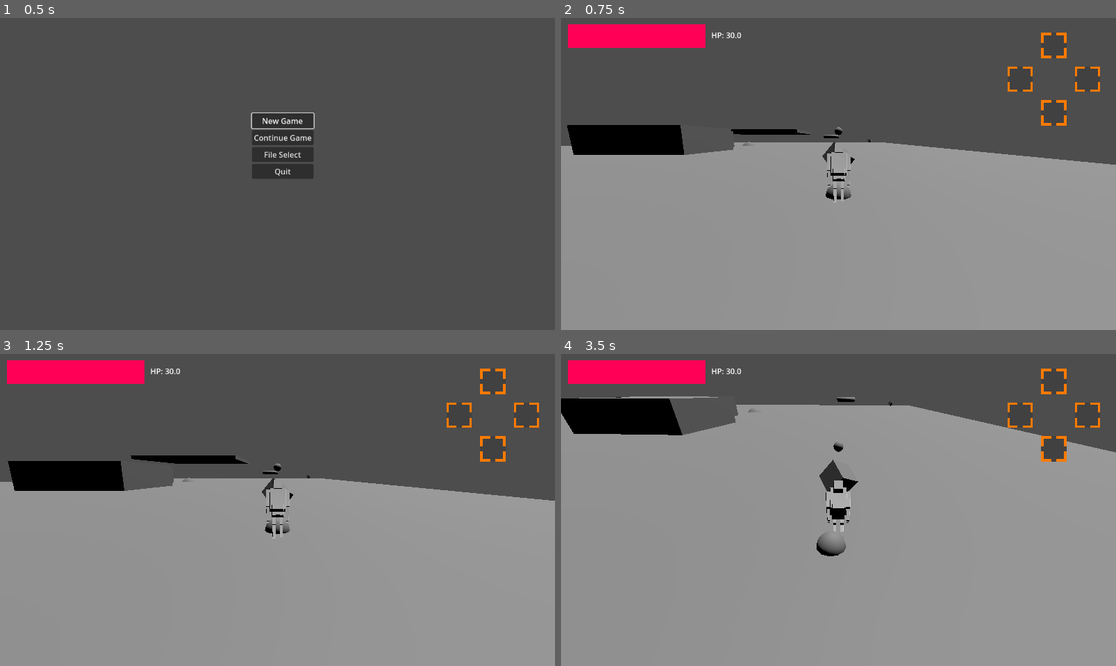
Above: before the commit, frames 1-4 (two rows, left to right).
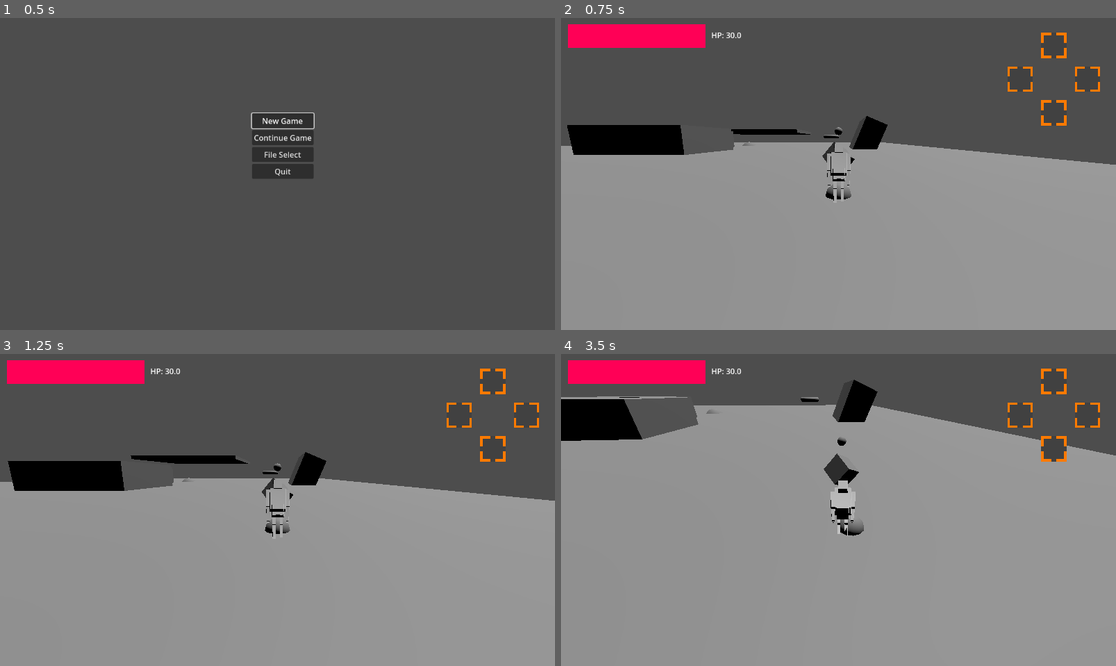
Above: after the commit, the same moments.

Repository: stron1le/MVM28
Game: Godot game, scene res://Scenes/start_screen.tscn
Two runs of this game, one before a commit and one after it. Both use one fixed random seed, a clock stepped at 60 frames per second and the inputs below.
Inputs (mouse positions are in pixels of both pictures, inside the frame that each line leads up to):
- Up to frame 1 (0.5 s): no input
- Up to frame 2 (0.75 s): click "New Game" at 0.5 s
- Up to frame 3 (1.25 s): no input
- Up to frame 4 (3.5 s): move the mouse to (866, 510) at 1.27 s; hold Space (Jump) 1.28-2.03 s; hold W (ForwardAxisNegative) from 1.28 s (still down); move the mouse to (810, 510) at 2.02 s; click (810, 510) at 2.1 s; tap Space (Jump) at 2.27, 2.3, 2.57 s; move the mouse to (849, 503) at 2.77 s; hold Space (Jump) from 2.78 s (still down); right-click (849, 503) at 2.85 s

Frame 1 is identical in both runs. In frame 2, 0.4% of the frame differs, in the area x 51-59%, y 31-43%; in frame 3, 0.4%; in frame 4, 4.4%, in the area x 0-100%, y 8-65%.

Commit message:
Improved Ledgegrab (for real)
Ledgegrab has now been improved to be more accurate, AND to work for grabbing onto slopes. However, there have been sacrifices.
1. the new approach requires the player to be on the wall, rather than in front of a wall. Later I may be able to add code that performs a preliminary 'move_and_collide', and then moves the player back, but for now I will consider the extra length of grabbing a  luxury.
2. If the wall under the slope is towards the player in any way, the player will not grab. This is because of some code I added that checks if the player is too close to the ledge for a grab.

Also, the 'ground check' code currently uses a cylinder, instead of a capsule. That should probably be fixed.

Other notes:
Currently the ledge grab sometimes seems to not be recognized? need to figure out why this is, probably something to do with either the raycast or not being 'on' the wall. Although, it might be because of my code to 'let go' activating.
The ledge grab and floor check assumes a character height of 2. See about making this more generic.
The character always faces the wall even if they shouldn't ledge grab. see about fixing this by only keeping the turn if they character grabs.

Diff:
--- a/mvm28/Scenes/test_character.tscn
+++ b/mvm28/Scenes/test_character.tscn
@@ -8,7 +8,7 @@
 [ext_resource type="Script" uid="uid://id52bnx5n2m5" path="res://Scripts/action_button.gd" id="6_mgxxk"]
 [ext_resource type="PackedScene" uid="uid://cvvol0lf73y17" path="res://Models/third_test_character.glb" id="10_olav4"]
 
-[sub_resource type="CylinderShape3D" id="CylinderShape3D_mii0h"]
+[sub_resource type="CapsuleShape3D" id="CapsuleShape3D_iy7e0"]
 
 [sub_resource type="StandardMaterial3D" id="StandardMaterial3D_iy7e0"]
 distance_fade_mode = 3
@@ -19,9 +19,10 @@
 
 [sub_resource type="SphereShape3D" id="SphereShape3D_iy7e0"]
 
+[sub_resource type="CylinderShape3D" id="CylinderShape3D_co0b2"]
+
 [node name="TestCharacter" type="CharacterBody3D" node_paths=PackedStringArray("dashTimer", "rightHand") groups=["DestroyOnLoad", "Player"]]
 collision_mask = 2
-floor_max_angle = 1.309
 floor_snap_length = 0.3
 script = ExtResource("1_fksbf")
 currentState = 1
@@ -31,7 +32,7 @@
 
 [node name="CollisionShape3D" type="CollisionShape3D" parent="."]
 transform = Transform3D(1, 0, 0, 0, 1, 0, 0, 0, 1, 0, 1, 0)
-shape = SubResource("CylinderShape3D_mii0h")
+shape = SubResource("CapsuleShape3D_iy7e0")
 
 [node name="HealthBar" parent="." node_paths=PackedStringArray("target") instance=ExtResource("4_h7y0j")]
 target = NodePath("..")
@@ -168,6 +169,12 @@
 target_position = Vector3(0, -2, 0)
 collision_mask = 2
 
+[node name="GroundCheck" type="ShapeCast3D" parent="."]
+transform = Transform3D(1, 0, 0, 0, 1, 0, 0, 0, 1, 0, 1, 0)
+shape = SubResource("CylinderShape3D_co0b2")
+target_position = Vector3(0, 0, 0)
+collision_mask = 2
+
 [connection signal="HPAdjust" from="." to="HealthBar" method="_on_test_character_hp_adjust"]
 [connection signal="timeout" from="DashTimer" to="." method="_on_dash_timer_timeout"]
 
--- a/mvm28/Scenes/test_room.tscn
+++ b/mvm28/Scenes/test_room.tscn
@@ -180,4 +180,16 @@
 &"": SubResource("AnimationLibrary_q5jsk")
 }
 
+[node name="StaticBody3D4" type="StaticBody3D" parent="." groups=["Enemy"]]
+transform = Transform3D(0.378729, -0.925507, 0, 0.925507, 0.378729, 0, 0, 0, 1, 35.7069, 4.38283, 0)
+collision_layer = 2
+
+[node name="CollisionShape3D" type="CollisionShape3D" parent="StaticBody3D4"]
+transform = Transform3D(1, 0, 0, 0, 1, 0, 0, 0, 1, -6.79907, 1.67981, 5.73785)
+shape = SubResource("BoxShape3D_ycph5")
+
+[node name="CSGBox3D" type="CSGBox3D" parent="StaticBody3D4"]
+transform = Transform3D(1, 0, 0, 0, 1, 0, 0, 0, 1, -6.7644, 1.68695, 5.78412)
+size = Vector3(14.5288, 4.3739, 12.5682)
+
 [connection signal="body_entered" from="DeathBoundary" to="DeathBoundary" method="_on_body_entered"]
--- a/mvm28/Scripts/test_character.gd
+++ b/mvm28/Scripts/test_character.gd
@@ -58,8 +58,11 @@
 var grabHeightReporter;
 var ledgeLetGo:bool = false;
 var addVelOnLetGo:bool = false;
-
-
+var movementVector2D:Vector2;
+var movementVector3D:Vector3;
+var forwardShapeCast:ShapeCast3D;
+var aboveForwardShapeCast:ShapeCast3D;
+var downwardCast:RayCast3D;
 static var singleton;
 static var ActionItem1:Item;
 static var ActionItem2:Item;
@@ -78,7 +81,9 @@
 	await get_tree().physics_frame
 	shapeCastReporter = $ShapeCastResultReporter
 	(shapeCastReporter).reparent(get_tree().root);
-
+	forwardShapeCast = $ForwardShapeCast as ShapeCast3D;
+	aboveForwardShapeCast = $ForwardAboveCast as ShapeCast3D;
+	downwardCast=$DownwardCast as RayCast3D;
 
 func HPChanged(amount):
 	HP += amount;
@@ -92,12 +97,11 @@
 		$PauseMenu.visible = not $PauseMenu.visible;
 	if (Input.is_action_just_pressed("Attack")):
 		makeAttack();
-
+	movementVector2D=get_controller_movement_axes()
 
 func _physics_process(delta):
 	if (Globals.paused):
 		return;
-	print(velocity);
 	match(currentState):
 		PLAYERSTATE.ACT_STANDING:
 			act_standing(delta);
@@ -120,21 +124,17 @@
 		_:
 			print("There is no such state " + str(currentState))
 			act_walking(delta);
-	print(global_position);
-	#print(currentState);
 
 
 func act_walking(delta):
-	var movementVector = get_controller_movement_axes();
-	var intendedMagnitude = movementVector.length();
-	var forwardVec = transform.basis.z;
-	forwardVec.y = 0;
-	var movementVector3D = Vector3(movementVector.x,0,movementVector.y)
+	var intendedMagnitude = movementVector2D.length();
+	var forwardVec = get_horizontal_forward();
+	var movementVector3D = Vector3(movementVector2D.x,0,movementVector2D.y)
 	movementVector3D = movementVector3D.rotated(transform.basis.y,get_camera_yaw());
 	var shouldRotate:bool = true;
-	if (movementVector != Vector2.ZERO):
+	if (movementVector2D != Vector2.ZERO):
 		var targetAngle = forwardVec.signed_angle_to(movementVector3D,transform.basis.y);
-		if (abs(targetAngle) >= (BRAKE_RANGE)):
+		if (abs(targetAngle) >= (BRAKE_RANGE) and forwardVel>2):
 			currentState = PLAYERSTATE.ACT_BRAKING;
 			intendedMagnitude = 0;
 			shouldRotate = false;
@@ -155,11 +155,10 @@
 
 
 func act_standing(delta):
-	var movementVector = get_controller_movement_axes();
-	var intendedMagnitude = movementVector.length();
-	if (movementVector != Vector2.ZERO):
-		var forwardVec = transform.basis.z;
-		var movementVector3D = Vector3(movementVector.x,0,movementVector.y).normalized();
+	var intendedMagnitude = movementVector2D.length();
+	if (movementVector2D != Vector2.ZERO):
+		var forwardVec = get_horizontal_forward();
+		var movementVector3D = Vector3(movementVector2D.x,0,movementVector2D.y).normalized();
 		movementVector3D = movementVector3D.rotated(transform.basis.y,get_camera_yaw());
 		var targetAngle = forwardVec.signed_angle_to(movementVector3D,transform.basis.y);
 		transform.basis = transform.basis.rotated(transform.basis.y,targetAngle);
@@ -185,10 +184,9 @@
 
 
 func check_common_exits():
-	var movementVector = get_controller_movement_axes();
-	var intendedMagnitude = movementVector.length();
+	var intendedMagnitude = movementVector2D.length();
 	var brakeCheck=currentState == PLAYERSTATE.ACT_BRAKING;
-	var movementVector3D = Vector3(movementVector.x,0,movementVector.y);
+	var movementVector3D = Vector3(movementVector2D.x,0,movementVector2D.y);
 	movementVector3D = movementVector3D.rotated(transform.basis.y,get_camera_yaw());
 	if (Input.is_action_just_pressed("Jump")):
 		velocity.y = (BRAKE_JUMP_SPEEDS.y if (brakeCheck)
@@ -209,57 +207,45 @@
 
 
 func act_jump(delta):
-	var movementVector = get_controller_movement_axes();
-	var intendedMagnitude = movementVector.length();
+	var intendedMagnitude = movementVector2D.length();
 	if (canCutJump and not Input.is_action_pressed("Jump") and velocity.y>0):
 		velocity.y *= CUT_JUMP_MULTIPLIER;
 		canCutJump = false;
-		print(true);
 	velocity += get_gravity()*delta;
 	move_and_slide();
+
 	if (is_on_floor()):
 		canCutJump = false;
 		currentState = (PLAYERSTATE.ACT_STANDING if intendedMagnitude == 0
 				else PLAYERSTATE.ACT_WALKING);
-	ledge_check();
-
-
-func ledge_check():
-	if (velocity.y>0):
-		return;
-	var forwardShapeCast = $ForwardShapeCast as ShapeCast3D;
-	var aboveForwardShapeCast = $ForwardAboveCast as ShapeCast3D;
-	forwardShapeCast.force_shapecast_update();
 	aboveForwardShapeCast.force_shapecast_update();
-	if (forwardShapeCast.is_colliding() and not aboveForwardShapeCast.is_colliding()):
-		move_and_collide(forwardShapeCast.target_position.length()*(transform.basis.z));
-		var wallNorm = forwardShapeCast.collision_result[0].normal*-1;
-		var forwardVec = transform.basis.z;
-		wallNorm = Vector3(wallNorm.x,0,wallNorm.z).normalized();
-		var targetAngle = forwardVec.signed_angle_to(wallNorm,transform.basis.y);
-		transform.basis = transform.basis.rotated(transform.basis.y,targetAngle);
-		$DownwardCast.force_raycast_update();
-		if ($DownwardCast.is_colliding()):
-			var hitObject = $DownwardCast.get_collider();
-			global_position.y = $DownwardCast.get_collision_point().y-2;
-			canCutJump = false;
-			currentState = PLAYERSTATE.ACT_LEDGE_GRAB;
-			if (ledgeGrabbedObject.get_parent()):
-				ledgeGrabbedObject.reparent(hitObject);
-			else:
-				hitObject.add_child(ledgeGrabbedObject)
-			ledgeGrabbedObject.global_basis = global_basis;
-			ledgeGrabbedObject.global_position = global_position;
-			ledgeGrabbedPrevPosition = ledgeGrabbedObject.global_position;
-			ledgeLetGo = false;
+	if (is_on_wall_only() and velocity.y<0 and !aboveForwardShapeCast.is_colliding() and forwardShapeCast.is_colliding()):
+		var wallNorm=get_wall_normal();
+		wallNorm.y=0;
+		look_at(global_position+wallNorm);
+		downwardCast.force_raycast_update();
+		var prevPosition=global_position
+		global_position.y=downwardCast.get_collision_point().y-2;
+		$GroundCheck.force_shapecast_update();
+		if ($GroundCheck.is_colliding()):
+			global_position=prevPosition;
+		else:
+			currentState=PLAYERSTATE.ACT_LEDGE_GRAB;
+		#var floorhit = move_and_collide(direction);
+		#if (!floorhit):
+		#	currentState=PLAYERSTATE.ACT_LEDGE_GRAB;
+		#	print("huzzahhuzzah");
+		#else:
+		#	print('too close to ground');
+		#	global_position=prevPosition;
+	#ledge_check();
 
 
 func act_greatsword_walk(delta):
-	var movementVector = get_controller_movement_axes();
-	var intendedMagnitude = movementVector.length();
-	if (movementVector != Vector2.ZERO):
-		var forwardVec = transform.basis.z;
-		var movementVector3D = Vector3(movementVector.x,0,movementVector.y).normalized();
+	var intendedMagnitude = movementVector2D.length();
+	if (movementVector2D != Vector2.ZERO):
+		var forwardVec = get_horizontal_forward();
+		var movementVector3D = Vector3(movementVector2D.x,0,movementVector2D.y).normalized();
 		var targetAngle = forwardVec.signed_angle_to(movementVector3D,transform.basis.y);
 		transform.basis = transform.basis.rotated(transform.basis.y,targetAngle);
 		prevAngle = targetAngle;
@@ -283,10 +269,9 @@
 
 
 func act_dashing(delta):
-	var movementVector = get_controller_movement_axes();
-	if (movementVector != Vector2.ZERO):
-		var forwardVec = transform.basis.z;
-		var movementVector3D = Vector3(movementVector.x,0,movementVector.y).rotated(transform.basis.y,get_camera_yaw());
+	if (movementVector2D != Vector2.ZERO):
+		var forwardVec = get_horizontal_forward();
+		var movementVector3D = Vector3(movementVector2D.x,0,movementVector2D.y).rotated(transform.basis.y,get_camera_yaw());
 		var targetAngle = forwardVec.signed_angle_to(movementVector3D,transform.basis.y);
 		targetAngle = min(MAX_DASH_TURN_SPEED*delta,abs(targetAngle))*sign(targetAngle);
 		transform.basis = transform.basis.rotated(transform.basis.y,targetAngle);
@@ -352,9 +337,8 @@
 		_:
 			dragThreshold = MAX_RUN_SPEED*1.5;
 	forwardVel = move_toward(forwardVel,0,delta*STANDARD_DRAG);
-	var movementVector = get_controller_movement_axes();
-	var movementVector3D = Vector3(movementVector.x,0,movementVector.y).rotated(transform.basis.y,get_camera_yaw());
-	if (movementVector != Vector2.ZERO):
+	var movementVector3D = Vector3(movementVector2D.x,0,movementVector2D.y).rotated(transform.basis.y,get_camera_yaw());
+	if (movementVector2D != Vector2.ZERO):
 		intendedYawDiff = transform.basis.z.signed_angle_to(movementVector3D,transform.basis.y);
 		intendedMagnitude = movementVector3D.length();
 		forwardVel += STRAIN_FORWARD_FACTOR*cos(intendedYawDiff)*delta*intendedMagnitude;
@@ -368,8 +352,7 @@
 
 
 func act_test(delta):
-	var movementVector = get_controller_movement_axes()
-	var movementVector3D = Vector3(movementVector.x,0,movementVector.y).rotated(transform.basis.y,get_camera_yaw());
+	var movementVector3D = Vector3(movementVector2D.x,0,movementVector2D.y).rotated(transform.basis.y,get_camera_yaw());
 
 
 func act_test_jump_momentum(delta):
@@ -382,17 +365,12 @@
 		_:
 			dragThreshold = MAX_RUN_SPEED*1.5;
 	forwardVel = move_toward(forwardVel,0,delta*STANDARD_DRAG);
-	var movementVector = get_controller_movement_axes()
-	var movementVector3D = Vector3(movementVector.x,0,movementVector.y).rotated(transform.basis.y,get_camera_yaw());
-	if (movementVector != Vector2.ZERO):
+	var movementVector3D = Vector3(movementVector2D.x,0,movementVector2D.y).rotated(transform.basis.y,get_camera_yaw());
+	if (movementVector2D != Vector2.ZERO):
 		intendedYawDiff = transform.basis.z.signed_angle_to(movementVector3D,transform.basis.y);
 		intendedMagnitude = movementVector3D.length();
 		forwardVel += (STRAIN_FORWARD_FACTOR*cos(intendedYawDiff)*intendedMagnitude*delta);
 		var rotationComp = sin(intendedYawDiff)*intendedMagnitude;
-		print("");
-		print("intendedYawDiff: " + str(intendedYawDiff));
-		print("intendedMagnitude: " + str(intendedMagnitude));
-		print("rotationComp: " + str(rotationComp));
 	#transform.basis = transform.basis.rotated(transform.basis.y,PI*delta);
 
 
@@ -432,28 +410,60 @@
 func act_ledge_grab(delta):
 	velocity = Vector3.ZERO;
 	forwardVel = 0;
-	var movementVector = get_controller_movement_axes()
-	var movementVector3D = Vector3(movementVector.x,0,movementVector.y).rotated(transform.basis.y,get_camera_yaw());
-	ledgeLetGo = ledgeLetGo or movementVector.length()<0.8;
+	var movementVector3D = Vector3(movementVector2D.x,0,movementVector2D.y).rotated(transform.basis.y,get_camera_yaw());
+	ledgeLetGo = ledgeLetGo or movementVector2D.length()<0.8;
 	var intendedYawDiff = transform.basis.z.signed_angle_to(movementVector3D,transform.basis.y);
-	var addedVel = ledgeGrabbedObject.global_position-ledgeGrabbedPrevPosition
-	ledgeGrabbedPrevPosition = ledgeGrabbedObject.global_position;
-	global_basis = ledgeGrabbedObject.global_basis
-	global_position = ledgeGrabbedObject.global_position;
-	if (movementVector != Vector2.ZERO):
+	#var addedVel = ledgeGrabbedObject.global_position-ledgeGrabbedPrevPosition
+	#ledgeGrabbedPrevPosition = ledgeGrabbedObject.global_position;
+	#global_basis = ledgeGrabbedObject.global_basis
+	#global_position = ledgeGrabbedObject.global_position;
+	if (movementVector2D != Vector2.ZERO):
 		if (abs(intendedYawDiff)>PI/2.0):
-			print("letGo");
 			currentState = PLAYERSTATE.ACT_JUMP;
-			if (addVelOnLetGo):
-				velocity += addedVel/delta;
-		elif (ledgeLetGo and movementVector.length()>0.8):
+			#if (addVelOnLetGo):
+				#velocity += addedVel/delta;
+		elif (ledgeLetGo and movementVector2D.length()>0.8):
 			currentState = PLAYERSTATE.ACT_JUMP;
 			velocity.y = 10;
-			if (addVelOnLetGo):
-				velocity += addedVel/delta;
+			#if (addVelOnLetGo):
+				#velocity += addedVel/delta;
 		return;
 
 
 func get_controller_movement_axes():
 	return Input.get_vector("HorizontalAxisNegative","HorizontalAxisPositive",
 			"ForwardAxisNegative","ForwardAxisPositive");
+
+
+func get_horizontal_forward():
+	var forVec = transform.basis.z;
+	forVec.y=0;
+	return forVec;
+
+
+func ledge_check():
+	if (velocity.y>0):
+		return;
+	forwardShapeCast.force_shapecast_update();
+	aboveForwardShapeCast.force_shapecast_update();
+	if (forwardShapeCast.is_colliding() and not aboveForwardShapeCast.is_colliding()):
+		move_and_collide(forwardShapeCast.target_position.length()*(transform.basis.z));
+		var wallNorm = forwardShapeCast.collision_result[0].normal*-1;
+		var forwardVec = get_horizontal_forward()
+		wallNorm = Vector3(wallNorm.x,0,wallNorm.z).normalized();
+		var targetAngle = forwardVec.signed_angle_to(wallNorm,transform.basis.y);
+		transform.basis = transform.basis.rotated(transform.basis.y,targetAngle);
+		downwardCast.force_raycast_update();
+		if (downwardCast.is_colliding()):
+			var hitObject = downwardCast.get_collider();
+			global_position.y = downwardCast.get_collision_point().y-2;
+			canCutJump = false;
+			currentState = PLAYERSTATE.ACT_LEDGE_GRAB;
+			if (ledgeGrabbedObject.get_parent()):
+				ledgeGrabbedObject.reparent(hitObject);
+			else:
+				hitObject.add_child(ledgeGrabbedObject)
+			ledgeGrabbedObject.global_basis = global_basis;
+			ledgeGrabbedObject.global_position = global_position;
+			ledgeGrabbedPrevPosition = ledgeGrabbedObject.global_position;
+			ledgeLetGo = false;
--- a/mvm28/Scripts/twist_pivot.gd
+++ b/mvm28/Scripts/twist_pivot.gd
@@ -9,12 +9,12 @@
 
 var lockTarget;
 var mouseHidden:bool = true;
-
-
+var pitchPivot;
+var springArm:SpringArm3D;
 func _ready():
 	Input.set_mouse_mode(Input.MOUSE_MODE_CAPTURED);
-
-
+	pitchPivot=$PitchPivot;
+	springArm=$PitchPivot/SpringArm3D as SpringArm3D;
 func _process(delta):
 	if (Input.is_action_just_pressed("Lockon")):
 		if (lockTarget):
@@ -46,16 +46,16 @@
 		var cam_target_angle = CAMERA_TURN_SPEED*cam_input.x*delta
 		transform.basis = transform.basis.rotated(transform.basis.y,cam_target_angle);
 		cam_target_angle = CAMERA_TURN_SPEED*cam_input.y*delta;
-		$PitchPivot.transform.basis = $PitchPivot.transform.basis.rotated($PitchPivot.transform.basis.x,cam_target_angle)
-		$PitchPivot.rotation_degrees.x = clamp($PitchPivot.rotation_degrees.x,-60,60);
+		pitchPivot.transform.basis = pitchPivot.transform.basis.rotated(pitchPivot.transform.basis.x,cam_target_angle)
+		pitchPivot.rotation_degrees.x = clamp(pitchPivot.rotation_degrees.x,-60,60);
 	moveCameraRelative(delta);
 
 
 func _unhandled_input(event):
 	if ((event is InputEventMouseMotion) and not Globals.paused and not lockTarget):
 		rotation_degrees.y -= event.relative.x*0.5;
-		$PitchPivot.rotation_degrees.x -= event.relative.y*0.2;
-		$PitchPivot.rotation_degrees.x = clamp($PitchPivot.rotation_degrees.x,-60,60);
+		pitchPivot.rotation_degrees.x -= event.relative.y*0.2;
+		pitchPivot.rotation_degrees.x = clamp(pitchPivot.rotation_degrees.x,-60,60);
 	elif (Input.is_action_just_pressed("ui_cancel")):
 		Input.set_mouse_mode(Input.MOUSE_MODE_VISIBLE if mouseHidden else Input.MOUSE_MODE_CAPTURED);
 		mouseHidden = not mouseHidden;
@@ -65,13 +65,13 @@
 	if (target is PlayerCharacter and target.currentState == PlayerCharacter.PLAYERSTATE.ACT_JUMP):
 		return;
 	if ("velocity" in target):
-		displacer.global_position = $PitchPivot.global_position + target.velocity.normalized()*maxDisplacement;
+		displacer.global_position = pitchPivot.global_position + target.velocity.normalized()*maxDisplacement;
 		var movementVector = Input.get_vector("HorizontalAxisNegative","HorizontalAxisPositive","ForwardAxisNegative","ForwardAxisPositive");
 		if (movementVector == Vector2.ZERO):
-			displacer.global_position = $PitchPivot.global_position;
+			displacer.global_position = pitchPivot.global_position;
 		displacer.position.y = 0;
 		displacer.position.z = 0;
-		$PitchPivot/SpringArm3D.position.x = move_toward($PitchPivot/SpringArm3D.position.x,displacer.position.x,delta);
+		springArm.position.x = move_toward(springArm.position.x,displacer.position.x,delta);
 		#print($PitchPivot/SpringArm3D.position)
 
 
Not shown: 1 places in mvm28/Scenes/test_character.tscn that only renumber resources
